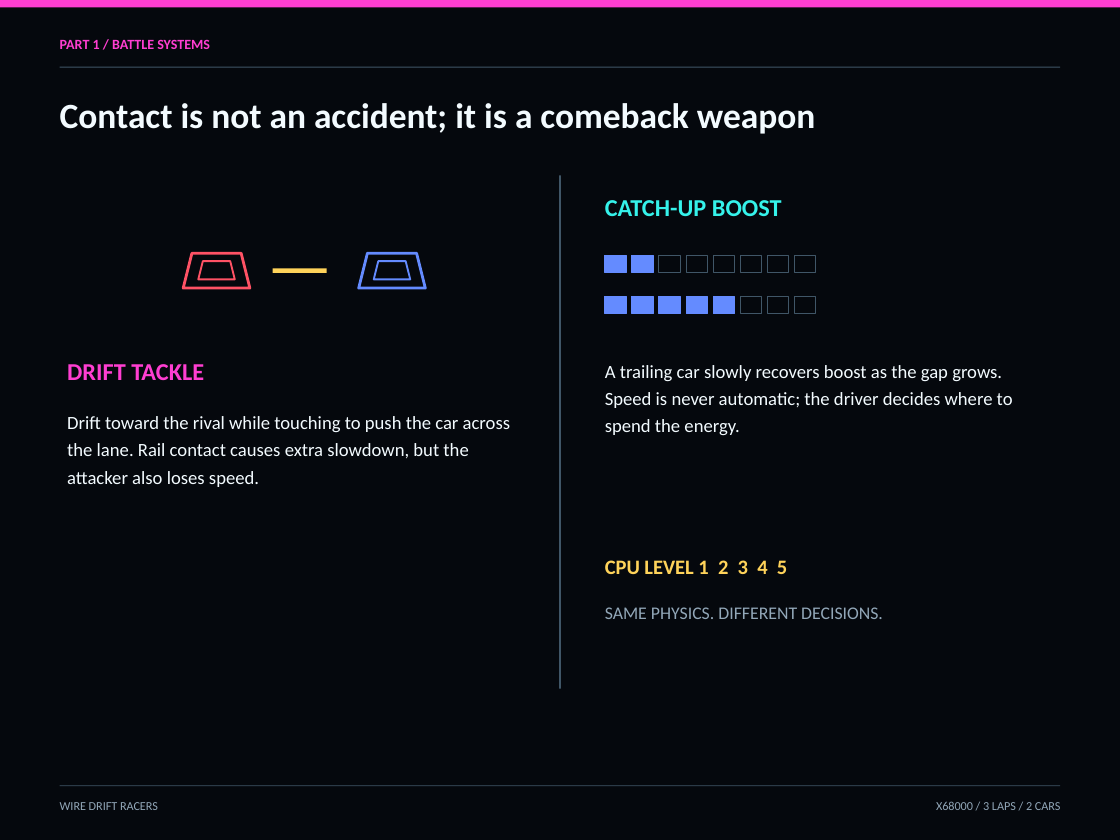
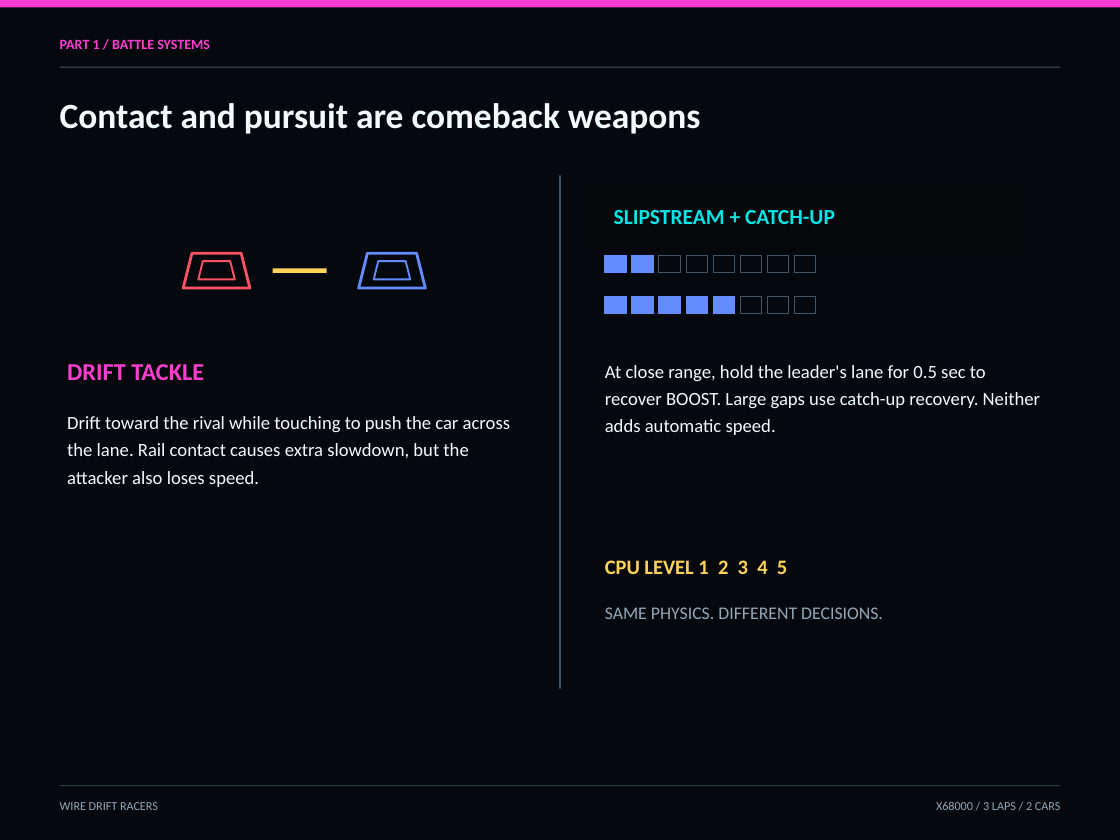
Before and after one commit to renatus-novus-x/wdrfrace, a slide deck: slide 10 of doc/manual-en.pptx. Drawn at 1120x840 pixels with LibreOffice and Linux fonts; fonts in the diff are those of the drawing. Boxes give left, top, right and bottom in pixels: in the first picture for what was removed or moved away, otherwise in the second. Text is boxed around its words. In the diff, an @@ line names an element or a change of style, - is before the commit and + after.

```diff
--- a/doc/manual-en.pptx
+++ b/doc/manual-en.pptx
@@ text at (60,103,700,134): text changed @@
-Contact is not an accident; it is a comeback weapon
+Contact and pursuit are comeback weapons
@@ rectangle added at (588,185,1027,252), fill #05070A, outline #05070A 0 pt @@
@@ text added at (614,210,835,224), 17.2 pt, text #00E6E6, bold @@
+SLIPSTREAM + CATCH-UP
@@ text at (605,365,1040,435): text changed @@
-A trailing car slowly recovers boost as the gap grows. Speed is never automatic; the driver decides where to spend the energy.
+At close range, hold the leader's lane for 0.5 sec to recover BOOST. Large gaps use catch-up recovery. Neither adds automatic speed.
```
Also in this commit, not shown: 1 other slide changed, 1 slide added, 11 other files.
